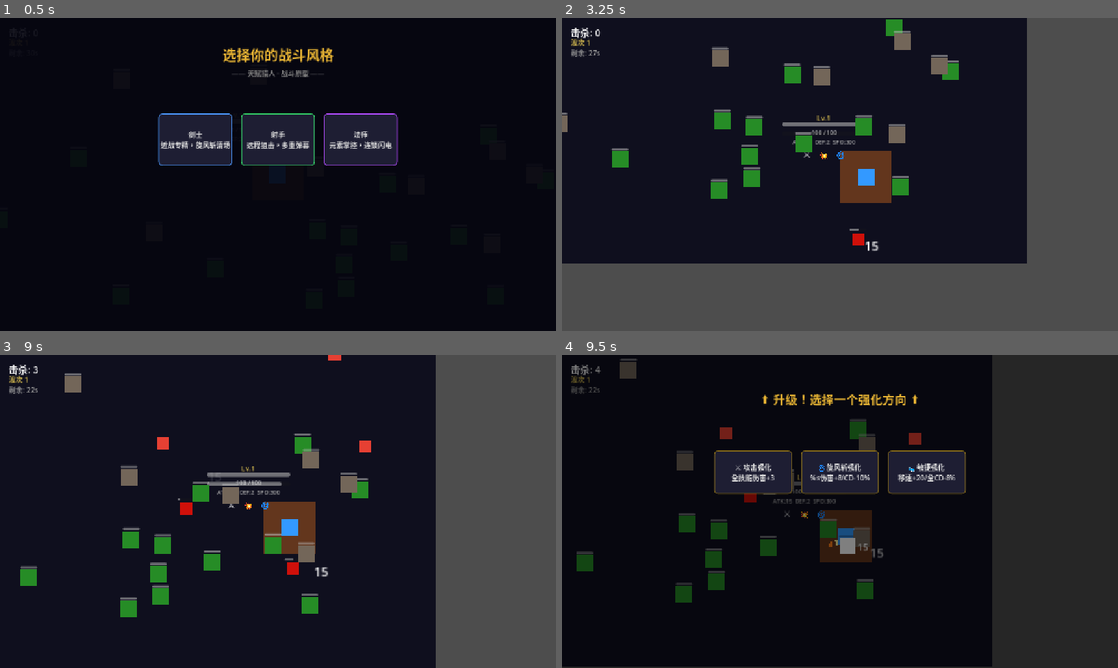
Above: before the commit, frames 1-4 (two rows, left to right).
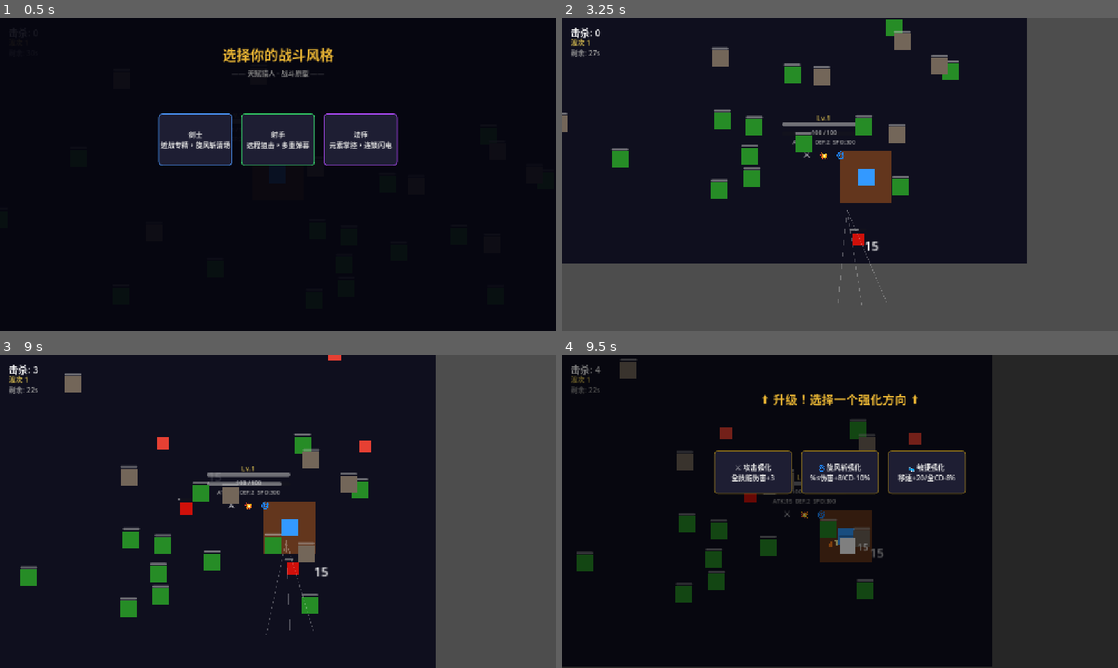
Above: after the commit, the same moments.

Repository: HenruiC/Starforge
Game: Godot game, scene res://scenes/main.tscn
The game is run twice, just before and just after one commit, with the same random seed, the same clock (stepped at 60 frames per second) and the same inputs.
Inputs:
- Up to frame 1 (0.5 s): no input
- Up to frame 2 (3.25 s): click "剑士 近战专精，旋风斩清场" at 0.5 s; tap Enter at 1.25 s; hold D (move_right) 1.28-2.03 s; hold S (move_down) 2.03-2.78 s; hold D (move_right) from 2.78 s (still down)
- Up to frame 3 (9 s): release D (move_right) at 3.53 s; hold W (move_up) 3.53-4.28 s; hold A (move_left) 4.28-5.78 s; hold S (move_down) 5.78-6.53 s; hold D (move_right) 6.53-7.28 s; hold W (move_up) 7.28-8.03 s; hold D (move_right) 8.03-8.78 s; hold S (move_down) from 8.78 s (still down)
- Up to frame 4 (9.5 s): keep holding S (move_down)

Frame 1 is identical in both runs. In frame 2, less than 0.1% of the frame differs, in the area x 49-59%, y 61-92%; in frame 3, less than 0.1%, in the area x 47-57%, y 59-90%; in frame 4, nothing differs.

Commit message:
feat: 小岛VFX+陶德可破坏物交互矩阵
小岛监修:
- 斩击残影: 主要VFX消失0.1s后生成3条白色半透明轨迹
- AOE地面裂纹: 12条放射状短线模拟冲击波裂缝

陶德监修 可破坏物交互矩阵:
| 攻击类型    | 树(层8) | 岩石(层8) |
|------------|---------|----------|
| 斩击(近战)  | 可破坏   | 可破坏    |
| AOE(范围)   | 可破坏   | 可破坏    |
| 多重投射    | 弹幕销毁 | 弹幕销毁  |
| 链式闪电    | 穿透     | 穿透      |
| 旋风斩      | 可破坏   | 可破坏    |
| 狙击        | 弹幕销毁 | 弹幕销毁  |

实现:
- 玩家弹幕 collision_mask=10 (层2敌人+层8可破坏物)
- 敌人弹幕 collision_mask=9 (层1玩家+层8可破坏物)
- 弹幕击中可破坏物: 施加伤害+自身销毁+火花VFX
- 闪电链/旋风斩/AOE: 通过attack_area直接检测, 穿透障碍

Co-Authored-By: Claude Opus 4.7 <noreply@anthropic.com>

Diff:
--- a/scenes/enemy_projectile.tscn
+++ b/scenes/enemy_projectile.tscn
@@ -7,7 +7,7 @@
 
 [node name="EnemyProjectile" type="Area2D" groups=["enemy_projectile"]]
 collision_layer = 0
-collision_mask = 1
+collision_mask = 9
 script = ExtResource("1_script")
 
 [node name="Sprite" type="ColorRect" parent="."]
--- a/scenes/player_projectile.tscn
+++ b/scenes/player_projectile.tscn
@@ -7,7 +7,7 @@
 
 [node name="PlayerProjectile" type="Area2D" groups=["player_projectile"]]
 collision_layer = 0
-collision_mask = 2
+collision_mask = 10
 script = ExtResource("1_script")
 
 [node name="Sprite" type="ColorRect" parent="."]
--- a/scripts/player_projectile.gd
+++ b/scripts/player_projectile.gd
@@ -27,8 +27,29 @@
 	position += _direction * speed * delta
 
 func _on_hit(body: Node2D) -> void:
+	# 击中敌人
 	if body.is_in_group("enemy") and body.has_method("take_damage") and not body.is_dead:
 		body.take_damage(damage)
 		_hit_count += 1
 		if _hit_count > pierce:
 			queue_free()
+		return
+
+	# 击中可破坏物 — 弹幕销毁
+	if body.is_in_group("destructible") and body.has_method("take_damage"):
+		body.take_damage(damage)
+		queue_free()
+		_spawn_hit_vfx(body.global_position)
+
+func _spawn_hit_vfx(pos: Vector2) -> void:
+	var spark := ColorRect.new()
+	spark.color = Color(1.0, 0.8, 0.2, 0.8)
+	spark.size = Vector2(6, 6)
+	spark.position = pos - Vector2(3, 3)
+	spark.z_index = 16
+	spark.mouse_filter = Control.MOUSE_FILTER_IGNORE
+	get_tree().current_scene.add_child(spark)
+	var t := create_tween().set_parallel(true)
+	t.tween_property(spark, "scale", Vector2(0.1, 0.1), 0.2)
+	t.tween_property(spark, "modulate:a", 0.0, 0.2)
+	t.chain().tween_callback(spark.queue_free)
--- a/scripts/skills/skill_aoe.gd
+++ b/scripts/skills/skill_aoe.gd
@@ -30,3 +30,21 @@
 	it.tween_property(inner, "scale", Vector2(2.5, 2.5), 0.15)
 	it.tween_property(inner, "modulate:a", 0.0, 0.18)
 	it.chain().tween_callback(inner.queue_free)
+
+	# 地面裂纹 — 小岛要求：放射状短线模拟冲击波裂纹
+	_spawn_ground_cracks()
+
+func _spawn_ground_cracks() -> void:
+	var crack_count := 12
+	for i in crack_count:
+		var angle := float(i) * TAU / float(crack_count)
+		var start_dist := randf_range(visual_radius * 0.3, visual_radius * 1.2)
+		var length := randf_range(8, 20)
+		var start_pos := player.global_position + Vector2.RIGHT.rotated(angle) * start_dist
+		var crack := _create_effect_rect(Color(0.9, 0.85, 0.7, 0.5), Vector2(length, 1.5), start_pos, 9)
+		crack.rotation = angle + randf_range(-0.15, 0.15)
+		crack.scale = Vector2(0.1, 0.5)
+		var ct := create_tween().set_parallel(true)
+		ct.tween_property(crack, "scale", Vector2(1.0, 1.0), 0.15)
+		ct.tween_property(crack, "modulate:a", 0.0, 0.22)
+		ct.chain().tween_callback(crack.queue_free)
--- a/scripts/skills/skill_slash.gd
+++ b/scripts/skills/skill_slash.gd
@@ -64,3 +64,22 @@
 		ft.tween_property(flash, "scale", Vector2(1.8, 1.8), 0.08)
 		ft.tween_property(flash, "modulate:a", 0.0, 0.1)
 		ft.chain().tween_callback(flash.queue_free)
+
+	# 残影 — 小岛要求：斩击线消失后留0.1秒白色轨迹
+	_spawn_afterimages(mid, angle, dist, colors, offs)
+
+func _spawn_afterimages(mid: Vector2, angle: float, dist: float, colors: Array, offs: Array) -> void:
+	# 等待0.12秒（斩击线消失后）再生成残影
+	var t := create_tween()
+	t.tween_interval(0.1)
+	t.tween_callback(func():
+		if effect_parent == null: return
+		for i in 3:
+			var ghost := _create_effect_rect(Color.WHITE, Vector2(20, 3), mid, 8)
+			ghost.rotation = angle + [0.0, -0.25, 0.25][i]
+			ghost.scale = Vector2(maxf(dist / 8.0, 1.0) * 0.6, 0.3)
+			ghost.modulate.a = 0.3
+			var gt := create_tween()
+			gt.tween_property(ghost, "modulate:a", 0.0, 0.15)
+			gt.tween_callback(ghost.queue_free)
+	)
